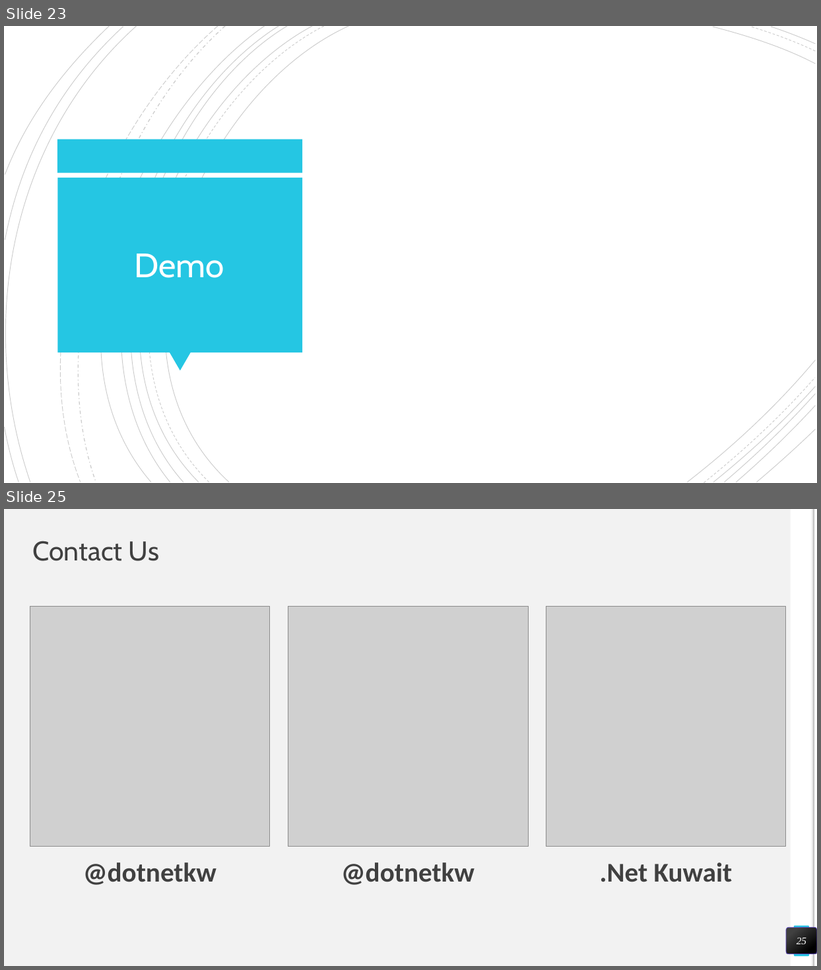
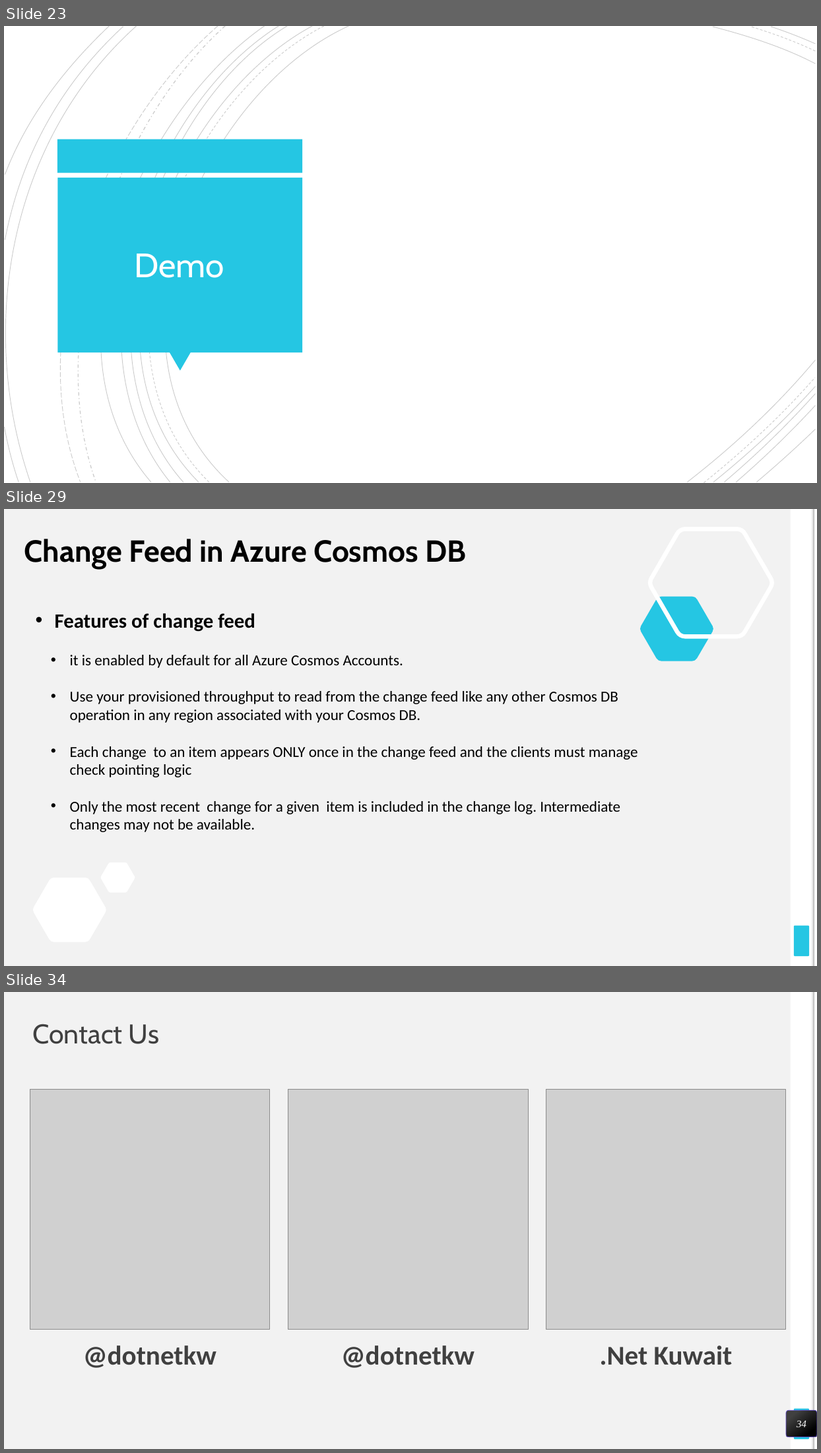
Before and after one commit to miroprocessor/azure-kuwait, a slide deck: 4- Intro to Azure Cosmos DB/Intro to Azure Cosmos DB.pptx. Shown one above the other, each under a label of ours: slides 23 and 25 before the commit, slides 23, 29 and 34 after it; the slides between them are not shown. The pictures are 821x970 and 821x1453 pixels, drawn with LibreOffice and Linux fonts; fonts in the diff are those of the drawing; grey boxes stand for pictures. Boxes give left, top, right and bottom in pixels: in the first picture for what was removed or moved away, otherwise in the second. Text is boxed around its words. In the diff, an @@ line names an element or a change of style, - is before the commit and + after.

Commit message:
add slides for TTL and Change Feed

```diff
--- a/4- Intro to Azure Cosmos DB/Intro to Azure Cosmos DB.pptx
+++ b/4- Intro to Azure Cosmos DB/Intro to Azure Cosmos DB.pptx
@@ slide 29 added at [4, 509, 817, 966], background #F2F2F2; not listed: 5 template elements that a slide beside it also shows @@
@@ title added at [24, 539, 466, 569], 36 pt, text #000000, bold @@
+Change Feed in Azure Cosmos DB
@@ freeform shape added at [650, 529, 773, 636], outline #FFFFFF 5 pt @@
@@ freeform shape added at [640, 597, 714, 661], fill #25C6E3 @@
@@ text added at [55, 613, 638, 832], 18 pt, text #000000 @@
+  • Features of change feed
+    • it is enabled by default for all Azure Cosmos Accounts.
+    • Use your provisioned throughput to read from the change feed like any other Cosmos DB operation in any region associated with your Cosmos DB.
+    • Each change to an item appears ONLY once in the change feed and the clients must manage check pointing logic
+    • Only the most recent change for a given item is included in the change log. Intermediate changes may not be available.
@@ freeform shape added at [101, 863, 135, 892], fill #FFFFFF @@
@@ freeform shape added at [32, 878, 106, 943], fill #FFFFFF @@
@@ what was slide 25 is now slide 34 @@
@@ page number at [797, 1421, 807, 1428]: text changed @@
-25
+34
```
Also in this commit, not shown: 2 slides changed, 8 other slides added, 2 other files.
